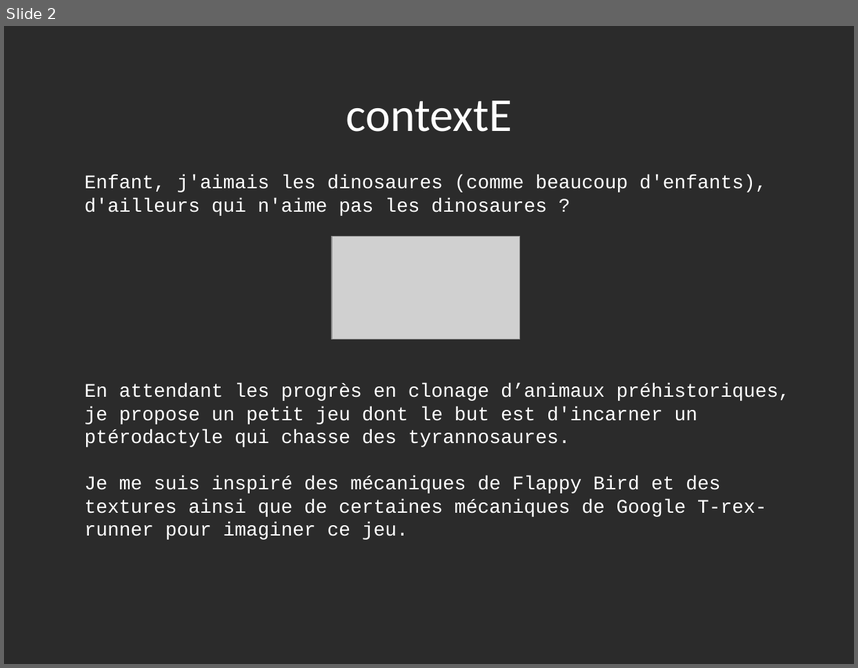
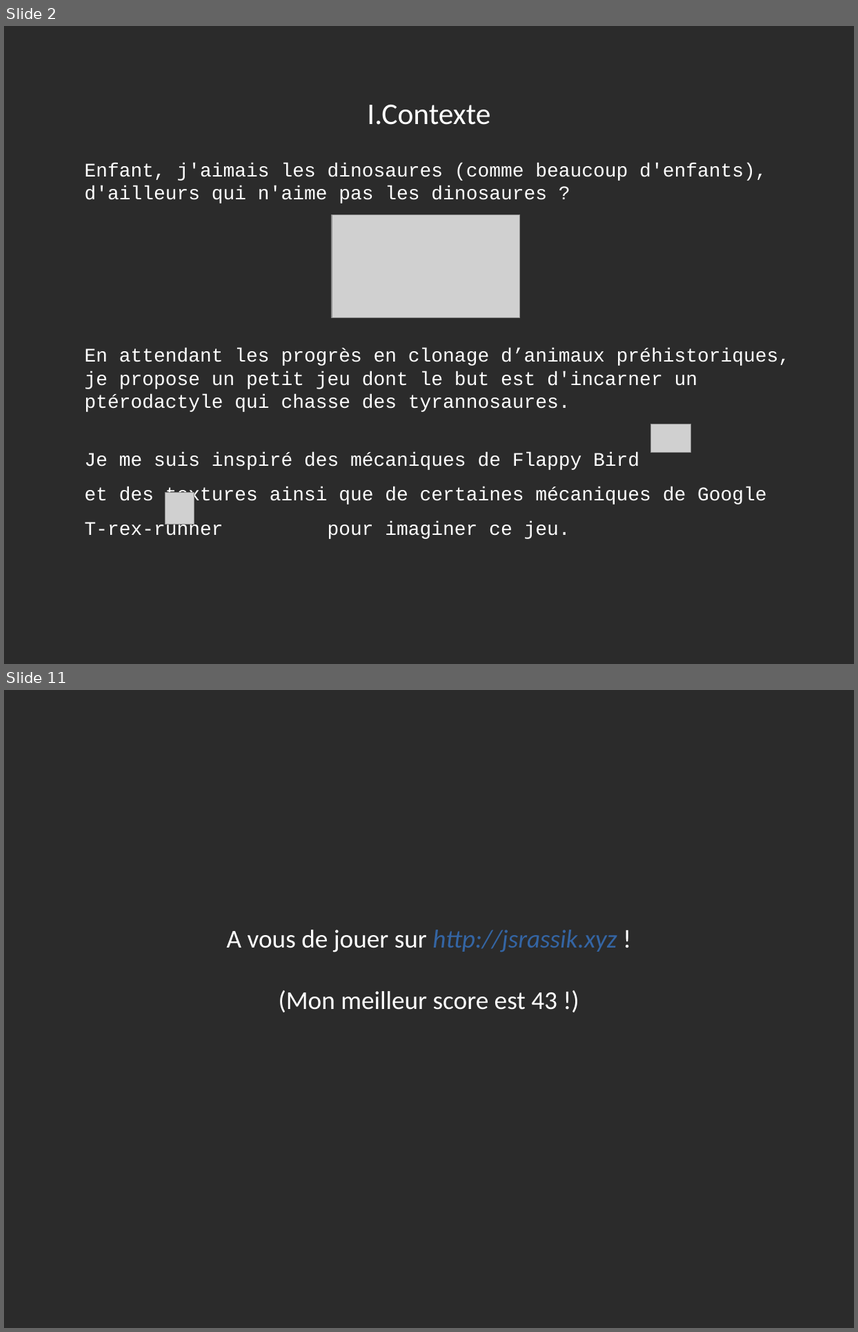
Before and after one commit to Florian-A/JSrassik, a slide deck: conception/presentation/presentation.odp. Shown one above the other, each under a label of ours: slide 2 before the commit, slides 2 and 11 after it; the slides between them are not shown. The pictures are 858x668 and 858x1332 pixels, drawn with LibreOffice and Linux fonts; fonts in the diff are those of the drawing; grey boxes stand for pictures; background and template pictures are left out; a plain dark background stands for a picture behind light text. Boxes give left, top, right and bottom in pixels: in the first picture for what was removed or moved away, otherwise in the second. Text is boxed around its words. In the diff, an @@ line names an element or a change of style, - is before the commit and + after.

```diff
--- a/conception/presentation/presentation.odp
+++ b/conception/presentation/presentation.odp
@@ slide 11 added at (4,690,854,1328), background picture (left out) @@
@@ title added at (227,929,617,1012), 24 pt, text #FFFFFF @@
+A vous de jouer sur http://jsrassik.xyz !
+(Mon meilleur score est 43 !)
@@ slide 2 changed as well @@
@@ title at (367,104,490,125): text changed; size 44 to 28 pt @@
-contextE
+I.Contexte
@@ text "Enfant, j'aimais les dinosaures (comme ...": place and size @@
-text "Enfant, j'aimais les dinosaures (comme ..." at (85,175,790,539)
+text "Enfant, j'aimais les dinosaures (comme ..." at (85,163,790,539)
@@ picture: place and size @@
-picture at (332,236,520,339)
+picture at (332,215,520,318)
@@ picture added at (651,424,691,452) @@
@@ text at (85,452,767,539): line spacing 1 to 1.5 @@
@@ picture added at (165,492,194,524) @@
```
Also in this commit, not shown: 9 other slides added, 2 slides removed.
